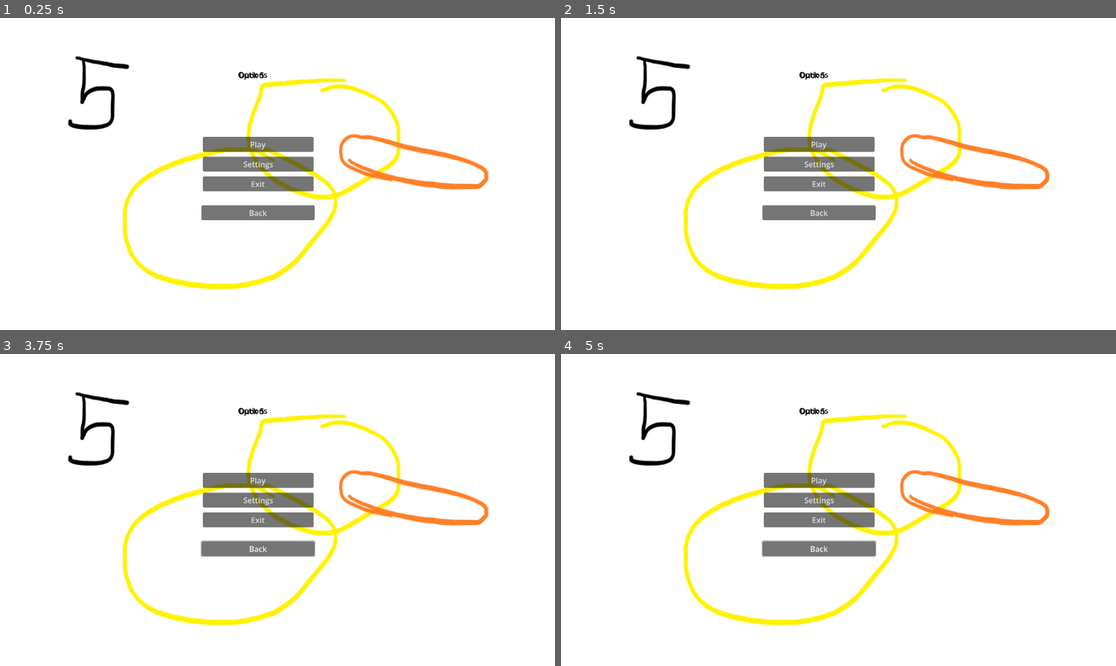
Above: before the commit, frames 1-4 (two rows, left to right).
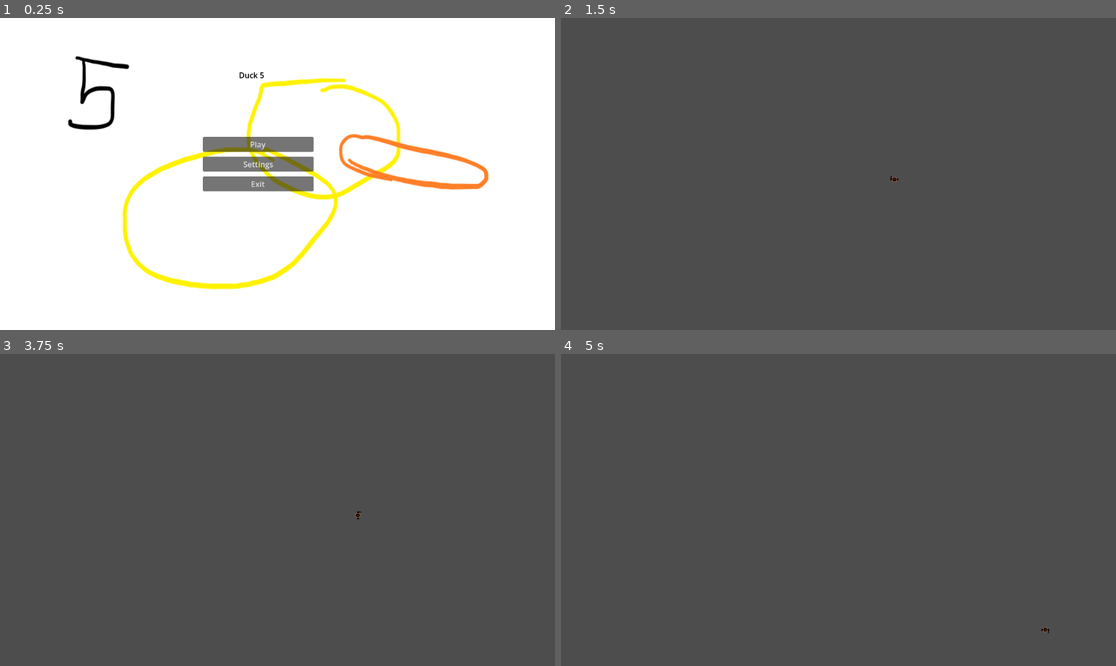
Above: after the commit, the same moments.

Repository: ArpaDeveloper/FGJ2026
Game: Godot game, scene res://scenes/mainmenu.tscn
Two runs of this game, one before a commit and one after it. Both use one fixed random seed, a clock stepped at 60 frames per second and the inputs below.
Inputs (mouse positions are in pixels of both pictures, inside the frame that each line leads up to):
- Up to frame 1 (0.25 s): no input
- Up to frame 2 (1.5 s): click "Play" at 0.5 s; click (821, 145) at 1.25 s, where only the run before the commit has a clickable "Play"
- Up to frame 3 (3.75 s): click (255, 547) at 2 s, where only the run before the commit has a clickable "Back"; click (260, 500) at 2.75 s, where only the run before the commit has a clickable "Settings"; hold Right (ui_right) from 3.53 s (still down)
- Up to frame 4 (5 s): release Right (ui_right) at 4.28 s; hold Down (ui_down) from 4.28 s (still down)

The runs differ from the first frame. In frame 1, 1.1% of the frame differs, in the area x 36-57%, y 17-65%; in frame 2, 100%, in the area x 0-100%, y 0-100%; in frame 3, 100%; in frame 4, 100%.
Error before the commit: Parse Error: Invalid character "§" (U+00A7). (res://scripts/main_menu.gd:7)

Commit message:
quick fix mainmenu

Diff:
--- a/scripts/main_menu.gd
+++ b/scripts/main_menu.gd
@@ -5,7 +5,7 @@
 @onready var options = $Menu2
 
 func _ready() -> void:
-§	menu.visible = true
+	menu.visible = true
 	options.visible = false
 
 
